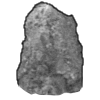
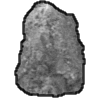
Comparing the layer stacks of the two 100 × 100 images. Changes:
painted on "line" over [14, 0, 86, 98]
